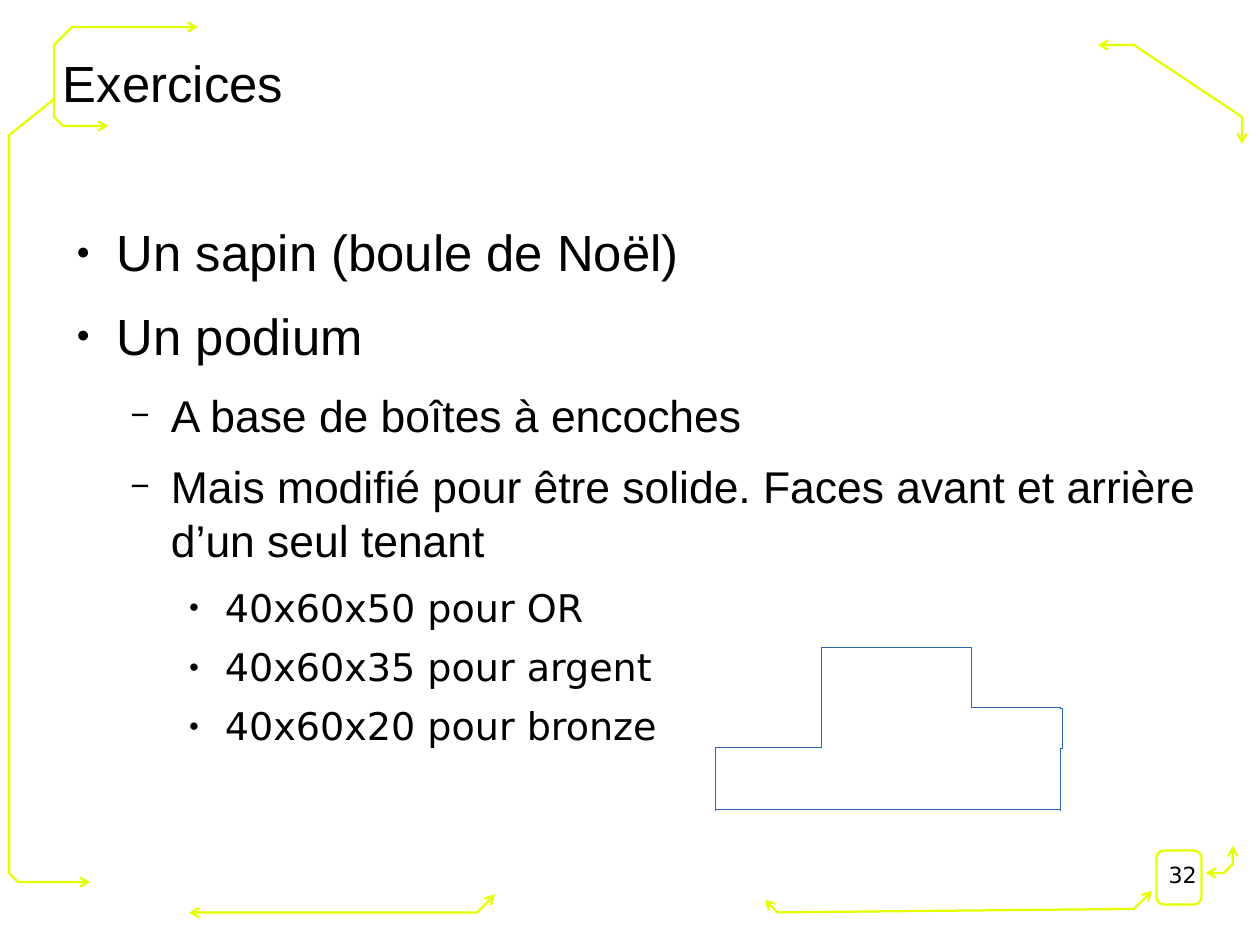
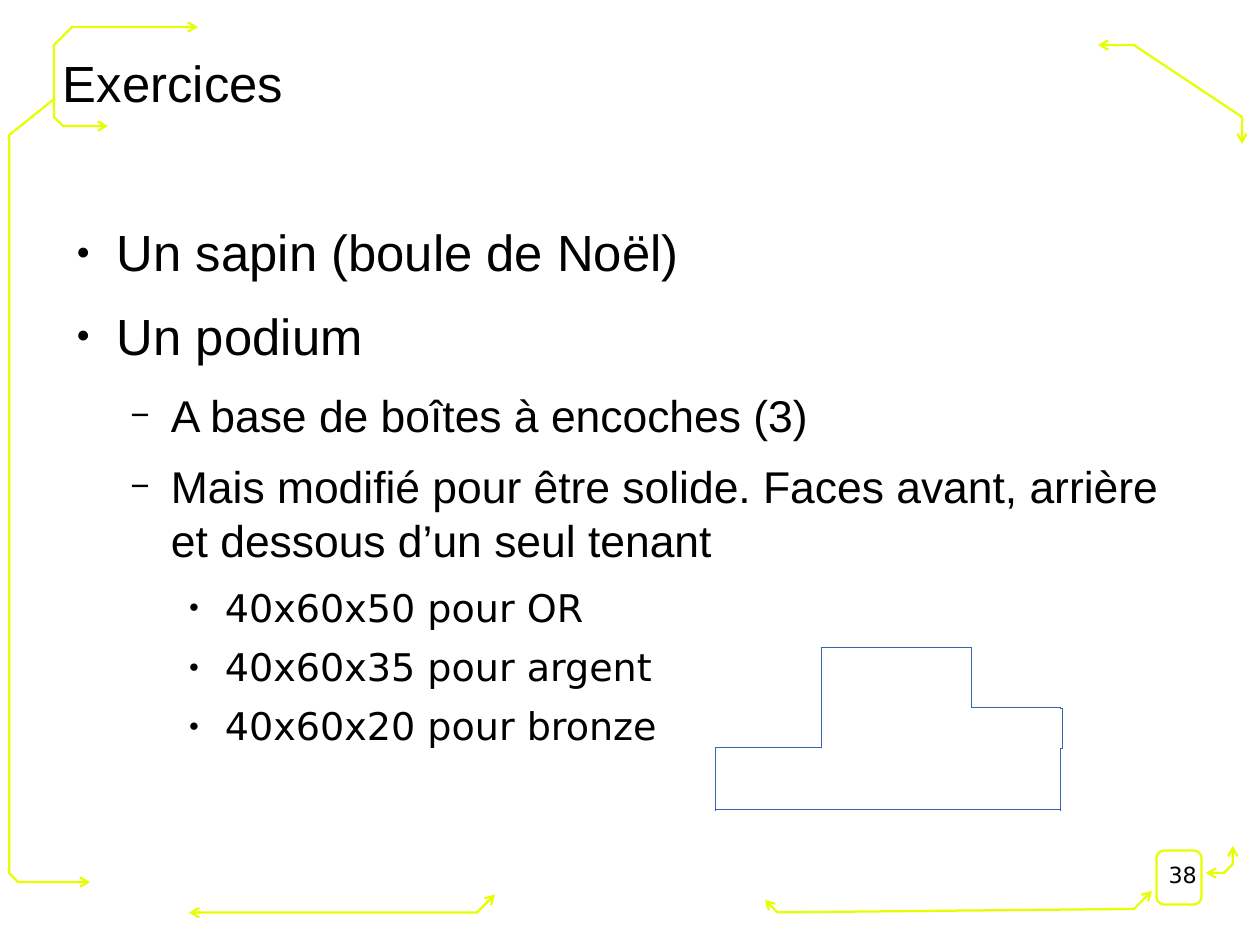
Before and after one commit to FablabLannion/Formation-Fondation-Orange, a slide deck: slide 38 of conception2D.odp (slide 32 before the commit). Drawn at 1260x945 pixels with LibreOffice and Linux fonts; fonts in the diff are those of the drawing; background and template pictures are left out. Boxes give left, top, right and bottom in pixels: in the first picture for what was removed or moved away, otherwise in the second. Text is boxed around its words. In the diff, an @@ line names an element or a change of style, - is before the commit and + after.

```diff
--- a/conception2D.odp
+++ b/conception2D.odp
@@ text at (171, 399, 1158, 558): text changed @@
-  − A base de boîtes à encoches
-  − Mais modifié pour être solide. Faces avant et arrière d’un seul tenant
+  − A base de boîtes à encoches (3)
+  − Mais modifié pour être solide. Faces avant, arrière et dessous d’un seul tenant
@@ page number at (1169, 866, 1197, 884): text changed @@
-32
+38
```
Also in this commit, not shown: 6 other slides changed, 7 slides added, 1 slide removed, 2 other files.
